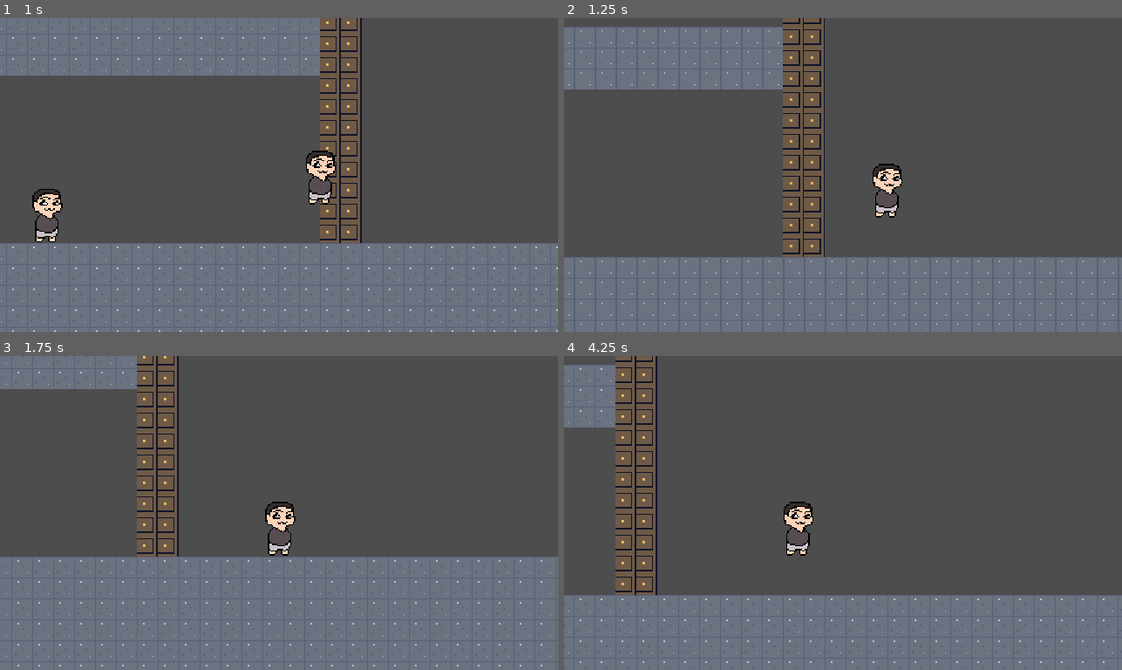
Above: before the commit, frames 1-4 (two rows, left to right).
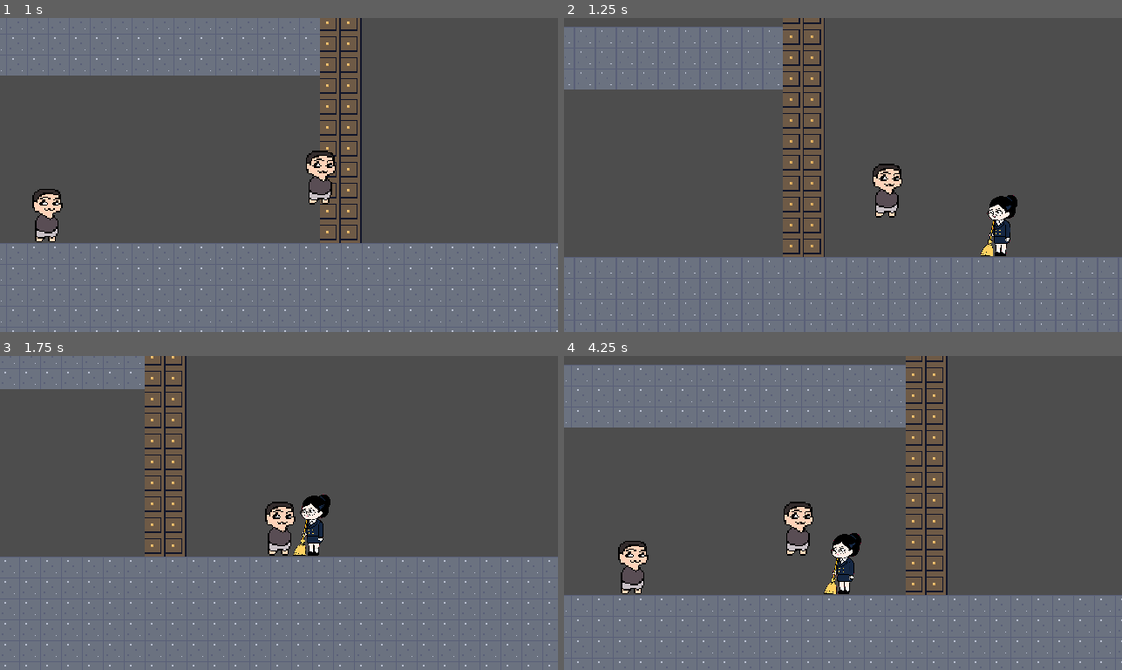
Above: after the commit, the same moments.

Repository: D939wh/----
Game: Godot game, scene res://场景/主场景3.tscn
Same seed, same stepped clock (60 frames per second), same inputs: the game is played once before the commit and once after it.
Inputs (mouse positions are in pixels of both pictures, inside the frame that each line leads up to):
- Up to frame 1 (1 s): tap Enter at 0.5 s; move the mouse to (401, 159) at 0.52 s; hold D (right) from 0.53 s (still down); hold G (grab) from 0.53 s (still down); click (401, 159) at 0.67 s; tap Space (jump) at 0.77 s; tap F (interaction) at 0.8 s
- Up to frame 2 (1.25 s): keep holding D (right); keep holding G (grab); tap Space (jump) at 1.07 s
- Up to frame 3 (1.75 s): release D (right) at 1.25 s; release G (grab) at 1.25 s; drag from (167, 528) to (239, 447) at 1.27 s
- Up to frame 4 (4.25 s): move the mouse to (898, 443) at 2.02 s; hold D (right) 2.03-2.75 s; tap E (open_door) at 2.1 s; tap Space (jump) at 2.3, 3.77, 4.07 s; drag from (815, 575) to (893, 525) at 2.77 s; move the mouse to (1010, 560) at 3.52 s; hold A (left) from 3.53 s (still down); hold G (grab) from 3.53 s (still down); tap F (interaction) at 3.8 s

Frame 1 is identical in both runs. In frame 2, 0.7% of the frame differs, in the area x 74-82%, y 56-76%; in frame 3, 4.1%; in frame 4, 21%, in the area x 0-100%, y 0-98%.

Commit message:
ck

Diff:
--- a/阿姨别追/场景/主场景3.tscn
+++ b/阿姨别追/场景/主场景3.tscn
@@ -4,6 +4,7 @@
 [ext_resource type="Script" uid="uid://c060shmjbkkqc" path="res://场景/物件代理/物件代理.gd" id="2_agent"]
 [ext_resource type="PackedScene" uid="uid://dabl1bbaqf7bx" path="res://角色/学生/student.tscn" id="3_student"]
 [ext_resource type="PackedScene" uid="uid://doyrhatbglu8e" path="res://交互物/可搬运箱子/可搬运箱子.tscn" id="4_oegja"]
+[ext_resource type="PackedScene" path="res://角色/宿管/宿管.tscn" id="5_keeper"]
 
 [node name="TileMapLayer" type="TileMapLayer" unique_id=2107246138]
 tile_map_data = PackedByteArray("AADt/xQAAAAAAAAAAADt/xUAAAAAAAAAAADt/xYAAAAAAAAAAADt/xcAAAAAAAAAAADt/xgAAAAAAAAAAADt/x …(99392 unchanged characters)…
@@ -23,3 +24,6 @@
 position = Vector2(109, 226)
 "重量" = 20.0
 thing_id = "3-箱子1"
+
+[node name="宿管" parent="." instance=ExtResource("5_keeper")]
+position = Vector2(900, 320)
--- /dev/null
+++ b/阿姨别追/场景/测试/宿管AI自测.gd
@@ -0,0 +1,90 @@
+extends Node
+## 宿管 AI 自测：验证「没人按键时会自己动、会追人」，以及「按了键还是原来那套」。
+## 用法：Godot --headless 场景/测试/宿管AI自测.tscn
+##
+## 用「实例化真场景 + 正常游戏循环」而不是 --script：autoload（Director）要活着，
+## 因为 `_受控()` 判的是 `Director.当前控制`。
+
+var r := {}
+var k: CharacterBody2D
+var s: CharacterBody2D
+var s2: CharacterBody2D
+
+
+func _ready() -> void:
+	var packed: PackedScene = load("res://场景/主场景3.tscn")
+	var scene := packed.instantiate()
+	get_parent().add_child.call_deferred(scene)
+	await get_tree().process_frame
+	await get_tree().physics_frame
+	await get_tree().physics_frame
+
+	s = scene.get_node("student")
+	s2 = scene.get_node("student2")
+	k = scene.get_node("宿管")
+
+	# ── A. 有人按键时：她必须交给手控，姿态与原来一致 ──
+	Director.set_control(k)
+	k.global_position = Vector2(900, 320)
+	await _wait(0.3)
+	r["A1 控制权给宿管后状态"] = k._机器.当前() + "（应 手控）"
+
+	# 按住右方向键 0.4 秒，她应该往右走（原 if 链的走速 370）
+	Input.action_press("right")
+	await _wait(0.4)
+	Input.action_release("right")
+	r["A2 按右键后走了"] = "%.0f px（应 > 60）" % (k.global_position.x - 900.0)
+	await _wait(0.2)
+
+	# ── B. 学生离开察觉圈 → AI 接管，进待机或巡逻，自己会动 ──
+	Director.set_control(s)          # 控制权交给学生，宿管没人按了
+	s.global_position = Vector2(200, 320)
+	s2.global_position = Vector2(220, 320)
+	k.global_position = Vector2(900, 320)
+	await _wait(0.5)
+	var 起始横: float = k.global_position.x
+	await _wait(2.6)                 # 待机最长 2 秒，之后必须起身巡逻
+	r["B1 没人按时状态"] = k._机器.当前() + "（应 巡逻 或 待机）"
+	r["B2 她有没有自己动"] = "%.0f px（应 > 0）" % absf(k.global_position.x - 起始横)
+	r["B3 有没有拿到目标"] = str(k._看得见的目标())
+	r["B4 她还在楼板上"] = str(k.is_on_floor())
+
+	# ── C. 学生走进察觉圈 → 必须切追击并朝学生靠拢 ──
+	k.global_position = Vector2(900, 320)
+	s.global_position = Vector2(620, 320)    # 距离 280 < 察觉半径 360
+	s2.global_position = Vector2(200, 320)   # 另一个学生远在圈外
+	await _wait(0.4)
+	r["C1 学生进圈后状态"] = k._机器.当前() + "（应 追击）"
+	var 追前: float = absf(k.global_position.x - s.global_position.x)
+	await _wait(0.6)
+	var 追后: float = absf(k.global_position.x - s.global_position.x)
+	r["C2 距离有没有缩短"] = "%.0f → %.0f（应变小）" % [追前, 追后]
+	r["C3 追击用的是追击速度"] = "%.0f" % k.追击速度
+
+	# ── D. 学生跑出圈 → 必须脱战（回待机 / 巡逻）──
+	# 注意：场上还有 student2，必须两个人一起挪远，否则她追的还是 student2
+	s.global_position = Vector2(100, 320)
+	s2.global_position = Vector2(-900, 320)
+	await _wait(0.6)
+	r["D1 目标跑掉后状态"] = k._机器.当前() + "（应 待机 或 巡逻）"
+	r["D2 目标已丢失"] = str(k._看得见的目标())
+
+	# ── E. 贴身不再往前挤（这轮不撞人、不打人）──
+	k.global_position = Vector2(700, 320)
+	s.global_position = Vector2(720, 320)    # 差 20 < 贴身距离 30
+	await _wait(0.5)
+	r["E1 贴身时状态"] = k._机器.当前() + "（应 追击）"
+	var 贴前: float = absf(k.global_position.x - s.global_position.x)
+	await _wait(0.5)
+	var 贴后: float = absf(k.global_position.x - s.global_position.x)
+	r["E2 贴身距离不再缩"] = "%.0f → %.0f（应基本不变）" % [贴前, 贴后]
+	r["E3 学生血量没掉"] = "%d（应 2，这轮不打人）" % s.血量
+
+	print("=== 宿管 AI 自测 ===")
+	for key in r:
+		print("  %s: %s" % [key, r[key]])
+	get_tree().quit(0)
+
+
+func _wait(t: float) -> void:
+	await get_tree().create_timer(t).timeout
--- /dev/null
+++ b/阿姨别追/场景/测试/宿管AI自测.tscn
@@ -0,0 +1,6 @@
+[gd_scene format=3]
+
+[ext_resource type="Script" path="res://场景/测试/宿管AI自测.gd" id="1_keeperai"]
+
+[node name="宿管AI自测" type="Node"]
+script = ExtResource("1_keeperai")
--- a/阿姨别追/角色/宿管/宿管.gd
+++ b/阿姨别追/角色/宿管/宿管.gd
@@ -1,9 +1,31 @@
 extends CharacterBody2D
-## 宿管：能走、能跳、能爬梯、开门、挥击、抓捕、扛人
+## 宿管：能走、能跳、能爬梯、开门、挥击、抓捕、扛人；没人按键时自己会巡逻和追人。
 ## 与学生的区别：走得更快；不捡东西不搬箱子（E 只开门）；在 keeper 组，门按宿管时长开关
+##
+## 【2026-11-09 拆过一次】原来 `_physics_process` 里那条 90 行的 if 链整段搬进了
+## `角色/宿管/状态/手控.gd`，本文件只剩：常量、服务函数、`抢占()`、`_搭状态机()`。
+## 理由和学生拆状态机一样 —— 想加一种行为模式（这里是 AI 的待机/巡逻/追击）
+## 只新建一个状态脚本，不用往一条越来越长的 if 链里插。
+##
+## 【这轮只做「能动 + 能追人」】挥击 / 抓捕 / 扛人原样留在手控状态里，
+## AI 状态不碰它们（主人 2026-11-09 定：打人留到后面单独优化）。想给 AI 加打人，
+## 新建 `攻击.gd` 并在 `抢占()` 里补一行，别改这三个 AI 状态。
 
 ## 全工程规则（物理层位掩码等）。放最前面：下面的常量要引用它。
 const 规则 := preload("res://数据/通用规则.gd")
+
+# ── 状态机 ───────────────────────────────────────────────────
+# 状态名常量集中在 状态名.gd（拼错就报红，不会运行时才崩）。
+const 状态名 := preload("res://角色/宿管/状态/状态名.gd")
+const 状态机 := preload("res://组件/状态机/状态机.gd")
+const 手控状态 := preload("res://角色/宿管/状态/手控.gd")
+const 待机状态 := preload("res://角色/宿管/状态/待机.gd")
+const 巡逻状态 := preload("res://角色/宿管/状态/巡逻.gd")
+const 追击状态 := preload("res://角色/宿管/状态/追击.gd")
+
+## 状态机本体。`_ready` 里建，状态对象也在那儿注册。
+## 下划线开头：供状态脚本通过 `host._机器` 取用。
+var _机器
 
 # ── 走 ────────────────────────────────────────────────────
 const SPEED: float = 370.0        # 走速（像素/秒）
@@ -34,6 +56,27 @@
 const CARRY_STUDENT_OFFSET := Vector2(14, -34)  # 学生扛在肩上的相对位置
 const CARRY_SPEED_MULT: float = 0.6     # 扛人时移速乘它
 
+# ── AI（这轮只用到前五条）─────────────────────────────────
+## 察觉半径（像素）。DetectZone 的圆半径照它设，改这里要同步改 .tscn。
+## 策划案的「视野 9 米 / 听觉 2.6 米」是目标形态；这一轮先用一个圆形察觉圈，
+## 因为它只需要回答「附近有没有人」，不需要视野锥和墙体遮挡。
+const 察觉半径: float = 360.0
+## 巡逻速度：比走速慢一截，免得她在楼道里跑得像在追人。
+const 巡逻速度: float = SPEED * 0.6
+## 追击速度：直接吃走速。策划案「追击 5.4 / 常走 4.6 米每秒」比例 ≈ 1.17，
+## 这里 370 对 315 也正好 ≈ 1.17，和学生那套比例对得上，别再单独编一个数。
+const 追击速度: float = SPEED
+## 巡逻半径：从出生点往左右各走多远（像素）。主场景3 的楼板不长，先给 200。
+const 巡逻半径: float = 200.0
+## 贴身距离：横坐标差小于它就算「已经贴上了」，追击状态不再往前挤。
+const 贴身距离: float = 30.0
+## 待机最多站多久（秒）。超过就起身巡逻，免得她像根柱子插在楼道里。
+const 待机最长: float = 2.0
+
+## 巡逻用：起点与当下朝哪边走（+1 右 / -1 左）。由 `巡逻.gd` 维护。
+var _巡逻起点 := Vector2.ZERO
+var _巡逻方向: int = 1
+
 var _swing_cd_left: float = 0.0         # 挥击冷却还剩几秒
 var _swing_recover_left: float = 0.0    # 后摇还剩几秒（>0 时不能动）
 var _swing_dir: float = 1.0             # 面朝哪边（1 右 / -1 左）。出生默认朝右，之后随方向键更新
@@ -63,12 +106,26 @@
 	$ClimbZone.collision_mask = 规则.层_梯子
 	# 感应区认三层：站着的人（地板层）+ 瘫倒的人（瘫痪层）+ 可搬的东西（交互物层）
 	$PickupZone.collision_mask = 规则.层_地板 | 规则.层_瘫痪 | 规则.层_交互物
+	# 察觉圈只认人：站着的人 + 瘫倒的人。箱子门板那些不该让她「看见」。
+	$DetectZone.collision_mask = 规则.层_地板 | 规则.层_瘫痪
 	# 门靠这个组认出「推门的是宿管」，开门时长由门照清单决定
 	add_to_group("keeper")
 	$AnimatedSprite2D.play("待机")   # 生图只有一张朝右的姿态，朝左用水平翻转
 	$ClimbZone.area_entered.connect(_on_climb_enter)
 	$ClimbZone.area_exited.connect(_on_climb_exit)
 	Director.register_controllable(self)   # 向总管报到：我可以被玩家控制
+	_搭状态机()
+
+
+## 建状态机、注册全部状态、进第一个状态。
+func _搭状态机() -> void:
+	_机器 = 状态机.new()
+	_机器.host = self
+	_机器.加(状态名.手控, 手控状态.new())
+	_机器.加(状态名.待机, 待机状态.new())
+	_机器.加(状态名.巡逻, 巡逻状态.new())
+	_机器.加(状态名.追击, 追击状态.new())
+	_机器.启动(状态名.待机)
 
 
 func _on_climb_enter(_area: Area2D) -> void:
@@ -85,102 +142,119 @@
 	return Director.当前控制 == self or Director.当前控制 == null
 
 
+## 每帧：计时器往前推 → 跑状态机（状态机内部先问 `抢占()`）。
 func _physics_process(delta: float) -> void:
-	# 计时器照走，跟当前谁被控制无关
+	# 计时器照走，跟「现在谁在按键盘」无关
 	_swing_cd_left = maxf(_swing_cd_left - delta, 0.0)
 	_swing_recover_left = maxf(_swing_recover_left - delta, 0.0)
-
-	# 没被控制时：不吃键盘，但照常受重力，不会浮在空中
-	# 抓捕中被切走 → 作废并收掉读条
-	if not _受控():
-		if _抓捕目标 != null:
-			_取消抓捕()
-		velocity.x = move_toward(velocity.x, 0.0, FRICTION * delta)
-		if not is_on_floor():
-			velocity.y += GRAVITY * delta
-		move_and_slide()
-		return
-
-	var dir := Input.get_axis("left", "right")
-	var updown := Input.get_axis("up", "down")
-
-	# ── 爬梯：碰到梯子 + 按了上下才挂住。扛着人不能爬 ──
-	if _on_ladder and updown != 0.0 and _carried_student == null:
-		_climbing = true
-	if _carried_student != null:
-		_climbing = false
-	if _on_ladder and _climbing:
-		velocity.y = updown * CLIMB_SPEED
-		velocity.x = move_toward(velocity.x, 0.0, FRICTION * delta)
-		if Input.is_action_just_pressed("jump"):
-			velocity.y = CLIMB_OFF_JUMP
-			velocity.x = dir * SPEED * 0.6
-			_climbing = false
-		move_and_slide()
-		return
-
-	# ── 开门：E 键（open_door）。梯子上不开门 ──
-	if Input.is_action_just_pressed("open_door"):
-		_开门()
-
-	# ── 键位分工 ──
-	#   F（interaction）→ 挥击
-	#   G（grab）       → 扛人：肩上有人则放下；贴身有瘫倒的学生则按住读条后扛走
-	_更新朝向()
-	if Input.is_action_just_pressed("interaction"):
-		_挥击()
-	_抓捕(delta)
-
-	# ── 重力 ──
-	if not is_on_floor():
-		if _hang_left > 0.0:
-			_hang_left = maxf(_hang_left - delta, 0.0)
-			if _hang_left <= 0.0:
-				_fast_fall = true
-		elif absf(velocity.y) < HANG_VY_BAND and not _fast_fall:
-			_hang_left = HANG_TIME
-		else:
-			velocity.y += GRAVITY * (FALL_GRAVITY_MULT if _fast_fall else 1.0) * delta
-	else:
-		_fast_fall = false
-
-	# ── 跳跃（土狼时间 + 按键记账）──
-	_coyote = COYOTE_TIME if is_on_floor() else maxf(_coyote - delta, 0.0)
-	# 按住抓人时不记账：抓人得站定，边跳边抓不合理
-	if Input.is_action_just_pressed("jump") and _抓捕目标 == null:
-		_buffer = JUMP_BUFFER
-	else:
-		_buffer = maxf(_buffer - delta, 0.0)
-
-	if _buffer > 0.0 and _coyote > 0.0:
-		velocity.y = JUMP_VELOCITY
-		_buffer = 0.0
-		_coyote = 0.0
-		_hang_left = 0.0
-		_fast_fall = false
-
-	if Input.is_action_just_released("jump") and velocity.y < 0.0:
-		velocity.y *= JUMP_CUT
-
-	# ── 左右速度 ──
-	# 三个因素影响移速：后摇站定（挥完不能动）、扛人减速、按住抓人时站定
-	var 走速 := SPEED
-	if _carried_student != null:
-		走速 = SPEED * CARRY_SPEED_MULT
-	if _抓捕目标 != null:
-		dir = 0.0
-	if dir != 0.0 and _swing_recover_left <= 0.0:
-		var same_dir := signf(velocity.x) == signf(dir)
-		if not (not is_on_floor() and same_dir and absf(velocity.x) > 走速):
-			velocity.x = move_toward(velocity.x, dir * 走速, ACCEL * delta)
+	_机器.跑(delta)
+
+
+# ============================================================
+# 抢占：优先级只写在这里一处。行序即优先级，返回空串 = 不用切。
+# ============================================================
+func 抢占(现在: String) -> String:
+	# ① 玩家手里握着她 → 吃键盘，原来的 if 链原样跑（回归基线靠这一条保住）
+	if _受控():
+		return 状态名.手控
+	# ② 没人按她：看见人就是最高优先 —— 这一轮「能追人」的全部含义就在这一句。
+	#    注意这里**不返回「现在」**：待机/巡逻/追击之间怎么走由它们自己算（
+	#    待机站够了会切巡逻，巡逻看不见人就掉头），抢占只管「看见人必须追」。
+	if _看得见的目标() != null:
+		return 状态名.追击
+	# ③ 看不见人：手控要退回 AI，其余交给状态自己
+	if 现在 == 状态名.手控:
+		return 状态名.待机
+	return ""
+
+
+# ============================================================
+# AI 的服务函数 —— 状态脚本从这里取「看见了谁」「该不该走」，自己不做判断
+# ============================================================
+
+## 察觉圈里最近的那个人。没有就返回 null。
+## 只认「有被打中接口的」——学生有，箱子没有；墙和门根本不在察觉圈认的层里。
+## 瘫在地上的人也算：她要把人扛走这轮不做，但「已经追到了」得算得出来。
+func _看得见的目标() -> Node:
+	var 最近: Node = null
+	var 最近距离 := 察觉半径
+	for body in $DetectZone.get_overlapping_bodies():
+		if body == self or not body.has_method("被打中"):
+			continue
+		var d: float = global_position.distance_to(body.global_position)
+		if d < 最近距离:
+			最近距离 = d
+			最近 = body
+	return 最近
+
+
+## 决策：现在该待在哪个状态。形状照参考项目的 `decide()`，但只留这轮要用的分支。
+## 看见人 → 追击；看不见 → 巡逻。打人 / 抓捕 / 搜索都还没进来（主人要求后面再优化）。
+func decide() -> String:
+	if _看得见的目标() == null:
+		return 状态名.巡逻
+	return 状态名.追击
+
+
+## 朝某个横坐标走一步。返回值 = 这一步走顺了吗（撞墙 / 到崖边为 false）。
+##
+## 两条探针（照参考项目膝高探法的路数，也是学生抛投探墙同一套）：
+##   ① 前方膝高有墙 → 停下（这轮不蹦台阶，主场景3 没台阶要跨）
+##   ② 前方脚下没地面 → 停下（别走下楼层，掉下去就不叫「追人」了）
+## 两条射线都要 exclude 自己：宿管本体站在地板层上，不排除会先量到自己（静默错误）。
+func _朝目标走(目标横坐标: float, 速度: float, delta: float) -> bool:
+	var 方向 := signf(目标横坐标 - global_position.x)
+	if 方向 == 0.0:
+		方向 = float(_巡逻方向)
+	_面朝(方向)
+
+	var 走顺 := true
+	if is_on_floor():
+		if _前方有墙(方向):
+			走顺 = false
+		elif _前方是崖(方向):
+			走顺 = false
+
+	if 走顺:
+		velocity.x = move_toward(velocity.x, 方向 * 速度, ACCEL * delta)
 	else:
 		velocity.x = move_toward(velocity.x, 0.0, FRICTION * delta)
 
-	# 扛着学生时，把他摆到肩上（位置每帧算，跟学生搬箱子同一个套路）
-	if _carried_student != null and is_instance_valid(_carried_student):
-		_carried_student.global_position = global_position + Vector2(_swing_dir * CARRY_STUDENT_OFFSET.x, CARRY_STUDENT_OFFSET.y)
-
+	# 重力：AI 自己不会跳，只要别浮在空中
+	if not is_on_floor():
+		velocity.y += GRAVITY * delta
 	move_and_slide()
+	return 走顺
+
+
+## 转向 + 翻转贴图。生图只有一张朝右的姿态。
+## 手控时朝向由 `_更新朝向()` 按方向键管，AI 不抢。
+func _面朝(方向: float) -> void:
+	if 方向 == 0.0:
+		return
+	_swing_dir = 方向
+	if not _受控():
+		$AnimatedSprite2D.flip_h = 方向 < 0.0
+
+
+## 膝高往前 18px 有没有墙（地板层）。
+func _前方有墙(方向: float) -> bool:
+	var 膝 := global_position + Vector2(0, -22)
+	var 查询 := PhysicsRayQueryParameters2D.create(
+		膝, 膝 + Vector2(18.0 * 方向, 0.0), 规则.层_地板)
+	查询.collide_with_areas = false
+	查询.exclude = [get_rid()]
+	return not get_world_2d().direct_space_state.intersect_ray(查询).is_empty()
+
+
+## 脚前 14px 往下探 10px 有没有地面。探不到 = 崖边。
+func _前方是崖(方向: float) -> bool:
+	var 起步 := global_position + Vector2(14.0 * 方向, -2.0)
+	var 查询 := PhysicsRayQueryParameters2D.create(
+		起步, 起步 + Vector2(0.0, 10.0), 规则.人站的地面)
+	查询.collide_with_areas = false
+	查询.exclude = [get_rid()]
+	return get_world_2d().direct_space_state.intersect_ray(查询).is_empty()
 
 
 ## 把感应区原样交给总管，由它解析编号并分发。写法与学生一致。
--- a/阿姨别追/角色/宿管/宿管.tscn
+++ b/阿姨别追/角色/宿管/宿管.tscn
@@ -22,6 +22,9 @@
 
 [sub_resource type="RectangleShape2D" id="RectangleShape2D_zone"]
 size = Vector2(96, 96)
+
+[sub_resource type="CircleShape2D" id="CircleShape2D_detect"]
+radius = 360.0
 
 [node name="宿管" type="CharacterBody2D"]
 collision_mask = 3
@@ -63,3 +66,11 @@
 
 [node name="CollisionShape2D" type="CollisionShape2D" parent="PickupZone"]
 shape = SubResource("RectangleShape2D_zone")
+
+[node name="DetectZone" type="Area2D" parent="."]
+position = Vector2(0, -24)
+collision_layer = 0
+collision_mask = 5
+
+[node name="CollisionShape2D" type="CollisionShape2D" parent="DetectZone"]
+shape = SubResource("CircleShape2D_detect")
--- /dev/null
+++ b/阿姨别追/角色/宿管/状态/巡逻.gd
@@ -0,0 +1,33 @@
+extends "res://组件/状态机/状态.gd"
+## 巡逻 —— 没看见人时的走位：在出生点左右各 `巡逻半径` 之间来回走。
+##
+## 走到巡逻点就掉头；撞墙 / 到崖边也掉头，别原地踏步（跟参考项目一个写法）。
+## 看见人了同样交给 `decide()`，不在这里自己判断「要不要追」。
+
+const 状态名 := preload("res://角色/宿管/状态/状态名.gd")
+
+## 走到离目标点这么近就算到了，可以掉头（像素）。太小会在端点上来回抖。
+const 到位判定: float = 12.0
+
+
+func 进入(_上个: String = "") -> void:
+	# 出生点就是巡逻中心。每次重新进这个状态时记一遍，被人推走了也能拉回来。
+	host._巡逻起点 = host.global_position
+
+
+func 每帧(delta: float) -> void:
+	var h = host
+
+	# 看见人 → 交回决策（`decide()` 会给出追击）
+	if h._看得见的目标() != null:
+		机器().切(h.decide())
+		return
+
+	var 目标横坐标: float = h._巡逻起点.x + h.巡逻半径 * h._巡逻方向
+	if absf(h.global_position.x - 目标横坐标) < 到位判定:
+		h._巡逻方向 = -h._巡逻方向
+		return
+
+	# 走一步。撞墙 / 到崖边 → 掉头（返回值就是这么用的）
+	if not h._朝目标走(目标横坐标, h.巡逻速度, delta):
+		h._巡逻方向 = -h._巡逻方向
--- /dev/null
+++ b/阿姨别追/角色/宿管/状态/待机.gd
@@ -0,0 +1,38 @@
+extends "res://组件/状态机/状态.gd"
+## 待机 —— AI 的常态：站在原地不动，看见人、或者站够时间，就交给决策挑下一步。
+##
+## 和学生的 `待机` 一个意思：这里不做事，判断在上面 `宿管.gd` 的 `decide()`。
+## 「看得见谁」由 `_看得见的目标()` 给出，状态里不写察觉逻辑 ——
+## 照参考项目那样：感知归感知，走位归走位。
+##
+## 为什么要有 `待机最长`：只靠「看见人才动」的话，主场景3 里她就是一根柱子。
+## 站够 2 秒自己起身巡逻，楼道里才有东西在动。
+
+const 状态名 := preload("res://角色/宿管/状态/状态名.gd")
+
+## 这次已经站了多久（秒）。进状态时清零。
+var _站了: float = 0.0
+
+
+func 进入(_上个: String = "") -> void:
+	_站了 = 0.0
+
+
+func 每帧(delta: float) -> void:
+	var h = host
+
+	# 站定：速度收回 0，但重力照常（站在半空会被放下来）
+	h.velocity.x = move_toward(h.velocity.x, 0.0, h.FRICTION * delta)
+	if not h.is_on_floor():
+		h.velocity.y += h.GRAVITY * delta
+	h.move_and_slide()
+
+	# 看见人 → 立刻交给决策（`decide()` 会给出追击）
+	if h._看得见的目标() != null:
+		机器().切(h.decide())
+		return
+
+	# 看不见人，但站够时间了 → 起身巡逻
+	_站了 += delta
+	if _站了 >= h.待机最长:
+		机器().切(状态名.巡逻)
--- /dev/null
+++ b/阿姨别追/角色/宿管/状态/手控.gd
@@ -0,0 +1,104 @@
+extends "res://组件/状态机/状态.gd"
+## 手控 —— 玩家按着键盘操作她（`Director.当前控制 == self`）。
+##
+## 这一段是从旧的 `宿管.gd` 的 `_physics_process` 原样搬过来的，**行为一个字没改**：
+## 爬梯 / 开门 / 挥击 / 抓捕 / 跳跃 / 左右速度，顺序和早退都一样。
+## 搬出来只是为了让 `宿管.gd` 能腾出位置放 AI —— 不搬的话 AI 得往同一条 if 链里插，
+## 那就等于把「谁在按键」和「该不该动」两件事混成一件事。
+##
+## 所以：**这里以后不要再加新玩法**。手控的手感问题改这里；AI 的行为放 `待机/巡逻/追击`。
+
+const 状态名 := preload("res://角色/宿管/状态/状态名.gd")
+
+
+func 每帧(delta: float) -> void:
+	var h = host
+
+	var dir := Input.get_axis("left", "right")
+	var updown := Input.get_axis("up", "down")
+
+	# ── 爬梯：碰到梯子 + 按了上下才挂住。扛着人不能爬 ──
+	if h._on_ladder and updown != 0.0 and h._carried_student == null:
+		h._climbing = true
+	if h._carried_student != null:
+		h._climbing = false
+	if h._on_ladder and h._climbing:
+		h.velocity.y = updown * h.CLIMB_SPEED
+		h.velocity.x = move_toward(h.velocity.x, 0.0, h.FRICTION * delta)
+		if Input.is_action_just_pressed("jump"):
+			h.velocity.y = h.CLIMB_OFF_JUMP
+			h.velocity.x = dir * h.SPEED * 0.6
+			h._climbing = false
+		h.move_and_slide()
+		return
+
+	# ── 开门：E 键（open_door）。梯子上不开门 ──
+	if Input.is_action_just_pressed("open_door"):
+		h._开门()
+
+	# ── 键位分工 ──
+	#   F（interaction）→ 挥击
+	#   G（grab）       → 扛人：肩上有人则放下；贴身有瘫倒的学生则按住读条后扛走
+	h._更新朝向()
+	if Input.is_action_just_pressed("interaction"):
+		h._挥击()
+	h._抓捕(delta)
+
+	# ── 重力（三分支：定格中 / 刚到顶 / 正常下落加速）──
+	if not h.is_on_floor():
+		if h._hang_left > 0.0:
+			h._hang_left = maxf(h._hang_left - delta, 0.0)
+			if h._hang_left <= 0.0:
+				h._fast_fall = true
+		elif absf(h.velocity.y) < h.HANG_VY_BAND and not h._fast_fall:
+			h._hang_left = h.HANG_TIME
+		else:
+			h.velocity.y += h.GRAVITY * (h.FALL_GRAVITY_MULT if h._fast_fall else 1.0) * delta
+	else:
+		h._fast_fall = false
+
+	# ── 跳跃（土狼时间 + 按键记账）──
+	h._coyote = h.COYOTE_TIME if h.is_on_floor() else maxf(h._coyote - delta, 0.0)
+	# 按住抓人时不记账：抓人得站定，边跳边抓不合理
+	if Input.is_action_just_pressed("jump") and h._抓捕目标 == null:
+		h._buffer = h.JUMP_BUFFER
+	else:
+		h._buffer = maxf(h._buffer - delta, 0.0)
+
+	if h._buffer > 0.0 and h._coyote > 0.0:
+		h.velocity.y = h.JUMP_VELOCITY
+		h._buffer = 0.0
+		h._coyote = 0.0
+		h._hang_left = 0.0
+		h._fast_fall = false
+
+	if Input.is_action_just_released("jump") and h.velocity.y < 0.0:
+		h.velocity.y *= h.JUMP_CUT
+
+	# ── 左右速度 ──
+	# 三个因素影响移速：后摇站定（挥完不能动）、扛人减速、按住抓人时站定
+	var 走速: float = h.SPEED
+	if h._carried_student != null:
+		走速 = h.SPEED * h.CARRY_SPEED_MULT
+	if h._抓捕目标 != null:
+		dir = 0.0
+	if dir != 0.0 and h._swing_recover_left <= 0.0:
+		var same_dir := signf(h.velocity.x) == signf(dir)
+		if not (not h.is_on_floor() and same_dir and absf(h.velocity.x) > 走速):
+			h.velocity.x = move_toward(h.velocity.x, dir * 走速, h.ACCEL * delta)
+	else:
+		h.velocity.x = move_toward(h.velocity.x, 0.0, h.FRICTION * delta)
+
+	# 扛着学生时，把他摆到肩上（位置每帧算，和学生搬箱子同一个套路）
+	if h._carried_student != null and is_instance_valid(h._carried_student):
+		h._carried_student.global_position = h.global_position + Vector2(
+			h._swing_dir * h.CARRY_STUDENT_OFFSET.x, h.CARRY_STUDENT_OFFSET.y)
+
+	h.move_and_slide()
+
+
+## 交给 AI 时：抓捕作废、条收掉，别留一根条挂在身上。
+## 速度由 AI 状态自己接管，这里不清（清了会突然刹一下，看得见）。
+func 离开(_下个: String = "") -> void:
+	if host._抓捕目标 != null:
+		host._取消抓捕()
--- /dev/null
+++ b/阿姨别追/角色/宿管/状态/状态名.gd
@@ -0,0 +1,12 @@
+extends RefCounted
+## 宿管的状态名常量。集中定义，拼错会在编辑器里报错。
+## 本文件只装名字，不含任何规则。
+
+## 玩家在操作她时的状态：原 `宿管.gd` 里的那段 if 链原样搬进去，行为零变化。
+const 手控 := "手控"
+## 没人操作她、也看不见人时的常态：站定。
+const 待机 := "待机"
+## 没目标时的走位：在出生点左右来回走。
+const 巡逻 := "巡逻"
+## 看见了人：朝她压过去。
+const 追击 := "追击"
--- /dev/null
+++ b/阿姨别追/角色/宿管/状态/追击.gd
@@ -0,0 +1,33 @@
+extends "res://组件/状态机/状态.gd"
+## 追击 —— 察觉圈里看得见人、还没贴到身上：朝目标横坐标压过去。
+##
+## 与参考项目同款「先决策再走位」：每帧先问 host.decide()，
+## 它要是改主意（目标丢了 / 该打该抓）就立刻交出去，不自己判断。
+## 贴到 `贴身距离` 内本状态也不动手 —— 打人与抓人不在这轮范围里（主人 2026-11-09 定：
+## 先只做能动 + 能追人），所以此刻只是站住不再往前挤，等人跑开再继续追。
+
+const 状态名 := preload("res://角色/宿管/状态/状态名.gd")
+
+
+func 每帧(delta: float) -> void:
+	var h = host
+	var 目标 = h._看得见的目标()
+	var 下一步: String = h.decide()
+	if 下一步 != 状态名.追击:
+		机器().切(下一步)
+		return
+
+	if 目标 == null:
+		return
+
+	# 已经贴到身上：站住不动。这一轮不做挥击 / 抓捕（下一轮再加）。
+	if absf(目标.global_position.x - h.global_position.x) <= h.贴身距离:
+		h.velocity.x = move_toward(h.velocity.x, 0.0, h.FRICTION * delta)
+		if not h.is_on_floor():
+			h.velocity.y += h.GRAVITY * delta
+		h.move_and_slide()
+		return
+
+	# 撞墙 / 到崖边就不再往前挤（`_朝目标走` 返回 false）。不切状态 ——
+	# 目标可能就在墙那边，站住等它绕过来，比掉头乱跑更像个追人的。
+	h._朝目标走(目标.global_position.x, h.追击速度, delta)
Not shown, added: 阿姨别追/场景/测试/宿管AI自测.gd.uid
Not shown, added: 阿姨别追/角色/宿管/状态/巡逻.gd.uid
Not shown, added: 阿姨别追/角色/宿管/状态/待机.gd.uid
Not shown, added: 阿姨别追/角色/宿管/状态/手控.gd.uid
Not shown, added: 阿姨别追/角色/宿管/状态/状态名.gd.uid
Not shown, added: 阿姨别追/角色/宿管/状态/追击.gd.uid
Not shown, changed: _项目简报.md
Not shown, added: 任务卡/阿姨别追了-2026-11-10任务卡.md
Not shown, changed: 任务卡/阿姨别追了-整体技术框架.md
Not shown, changed: 阿姨别追/目录规矩.md
